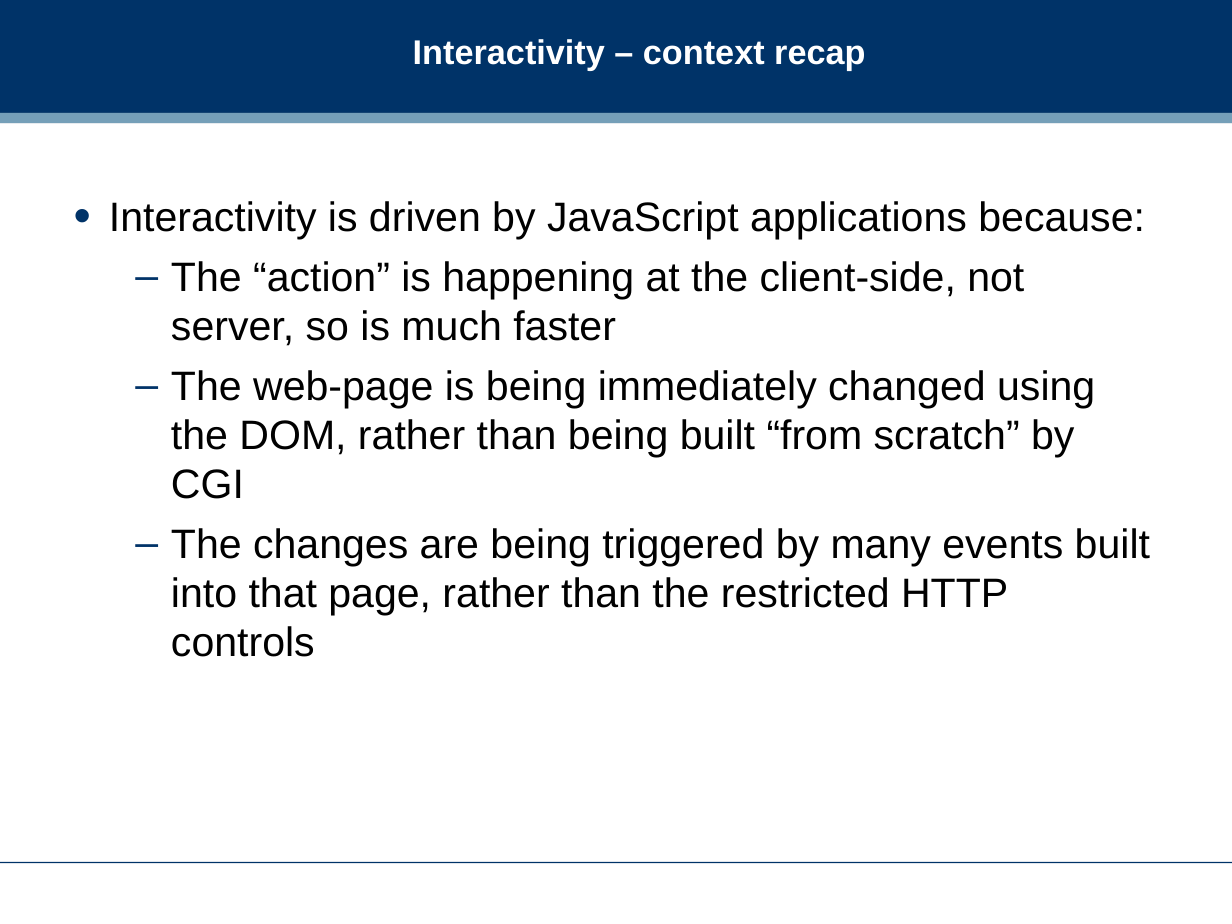
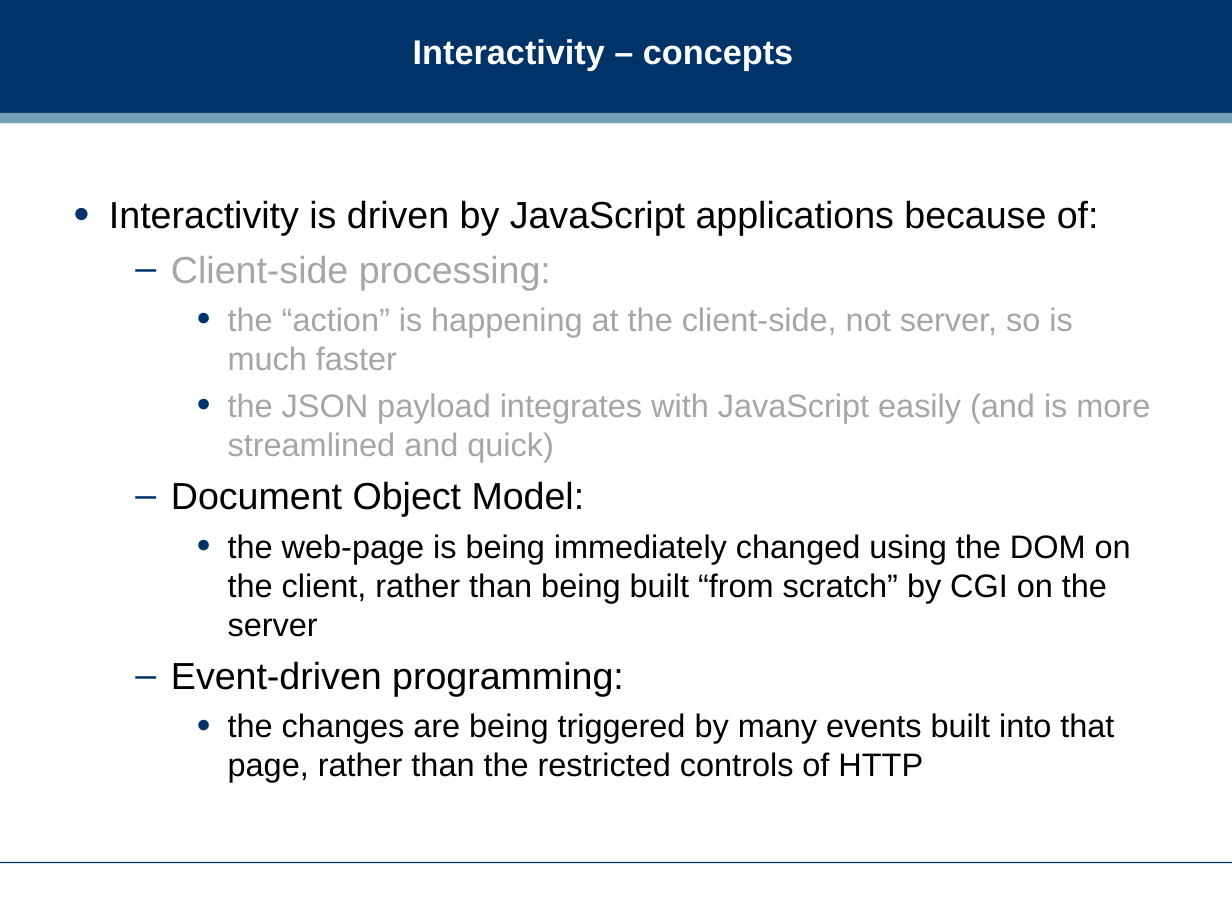
Before and after one commit to dreamind/ix, a slide deck: slide 5 of lectures/interactive/interactivity2.ppt (slide 6 before the commit). Drawn at 1232x924 pixels with LibreOffice and Linux fonts; fonts in the diff are those of the drawing; background and template pictures are left out. Boxes give left, top, right and bottom in pixels: in the first picture for what was removed or moved away, otherwise in the second. Text is boxed around its words. In the diff, an @@ line names an element or a change of style, - is before the commit and + after.

Commit message:
Interactivity 2 slides

```diff
--- a/lectures/interactive/interactivity2.ppt
+++ b/lectures/interactive/interactivity2.ppt
@@ title at (413,39,793,71): text changed @@
-Interactivity – context recap
+Interactivity – concepts
@@ text at (109,200,1150,782): text changed; size 24 to 19 pt @@
-• Interactivity is driven by JavaScript applications because:
-  – The “action” is happening at the client-side, not server, so is much faster
-  – The web-page is being immediately changed using the DOM, rather than being built “from scratch” by CGI
-  – The changes are being triggered by many events built into that page, rather than the restricted HTTP controls
+• Interactivity is driven by JavaScript applications because of:
+  – Client-side processing:
+    • the “action” is happening at the client-side, not server, so is much faster
+    • the JSON payload integrates with JavaScript easily (and is more streamlined and quick)
+  – Document Object Model:
+    • the web-page is being immediately changed using the DOM on the client, rather than being built “from scratch” by CGI on the server
+  – Event-driven programming:
+    • the changes are being triggered by many events built into that page, rather than the restricted controls of HTTP
```
Also in this commit, not shown: 10 other slides changed, 13 slides added, 12 slides removed, 1 other file.
